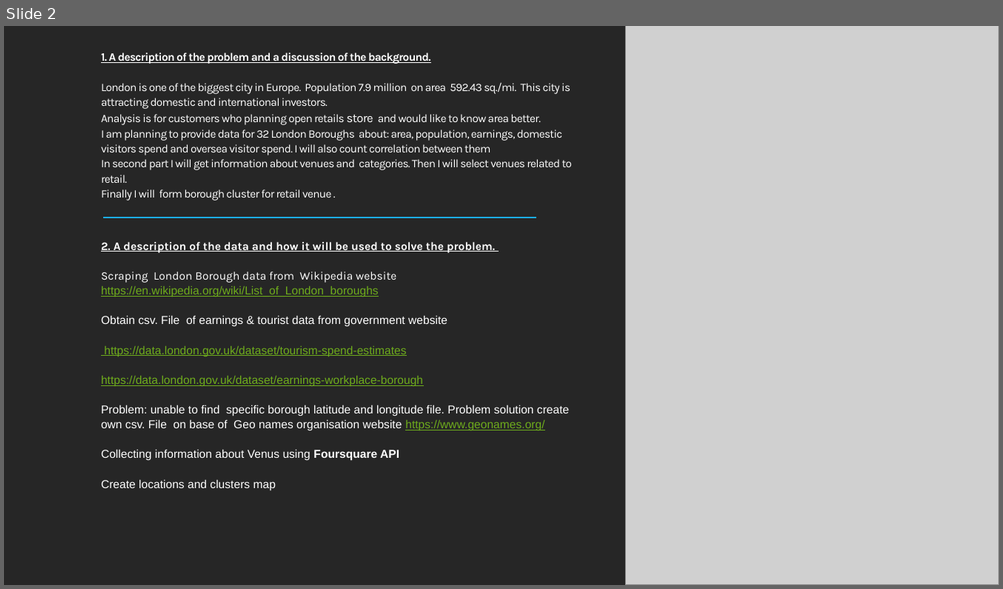
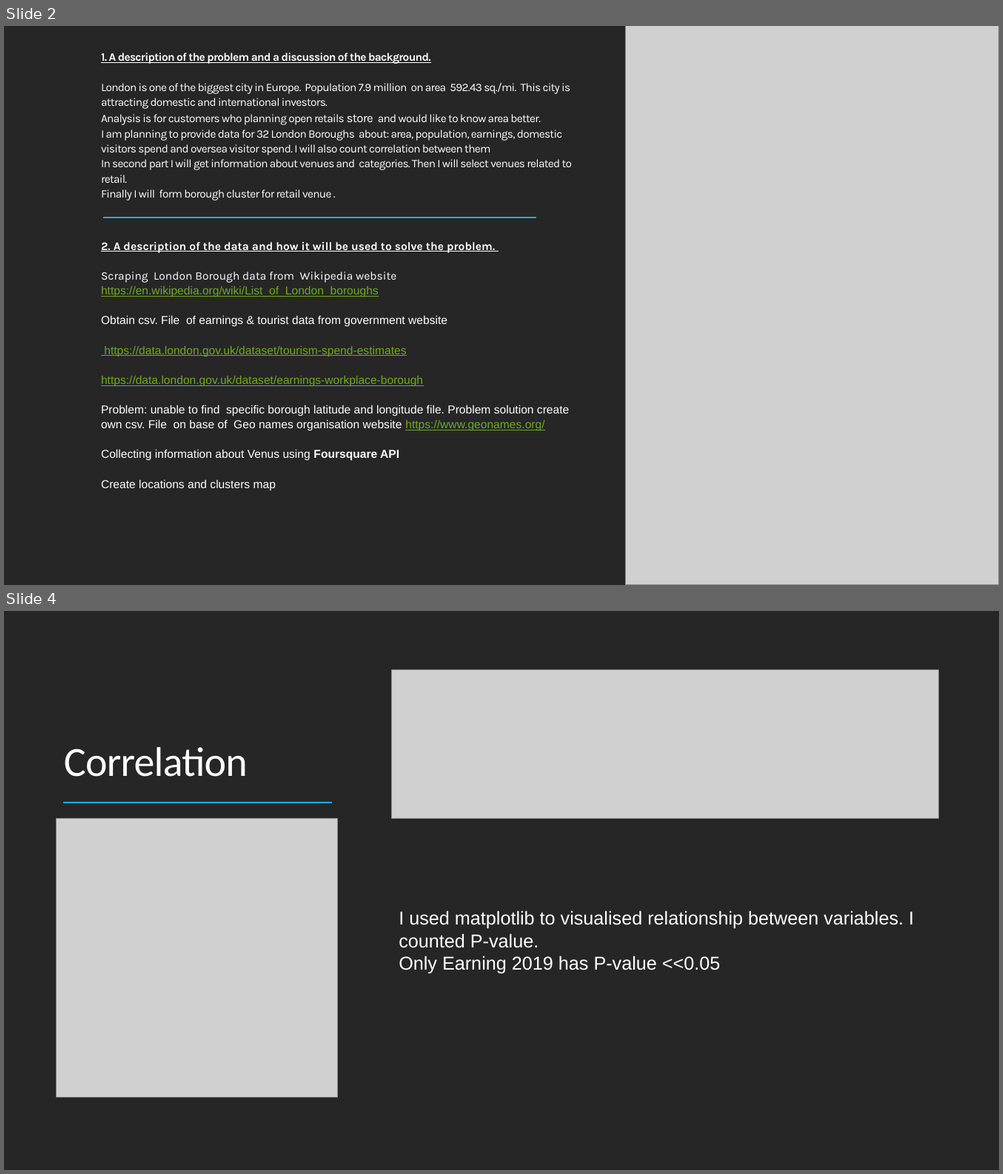
Before and after one commit to MC-01/notebook, a slide deck: Location for new Retail Business London Borough Analysis.pptx. Shown one above the other, each under a label of ours: slide 2 before the commit, slides 2 and 4 after it; the slides between them are not shown. The pictures are 1003x589 and 1003x1174 pixels, drawn with LibreOffice and Linux fonts; fonts in the diff are those of the drawing; grey boxes stand for pictures. Boxes give left, top, right and bottom in pixels: in the first picture for what was removed or moved away, otherwise in the second. Text is boxed around its words. In the diff, an @@ line names an element or a change of style, - is before the commit and + after.

```diff
--- a/Location for new Retail Business London Borough Analysis.pptx
+++ b/Location for new Retail Business London Borough Analysis.pptx
@@ slide 4 added at <box>4,611,999,1170</box>, background #000000 @@
@@ rectangle added at <box>4,611,999,1170</box>, fill #262626 @@
@@ picture added at <box>391,670,938,819</box> @@
@@ title added at <box>64,747,247,777</box>, 40 pt, text #FFFFFF @@
+Correlation
@@ line added from (63, 803) to (332, 803), #1CADE4 1.5 pt @@
@@ picture added at <box>57,818,338,1098</box> @@
@@ text added at <box>398,911,913,974</box>, 18 pt, text #FFFFFF @@
+I used matplotlib to visualised relationship between variables. I counted P-value.
+Only Earning 2019 has P-value <<0.05
@@ rectangle added at <box>4,985,999,1170</box>, fill #262626 @@
@@ rectangle added at <box>4,1133,999,1170</box>, fill #262626 @@
```
Also in this commit, not shown: 7 other slides added, 1 slide removed.
